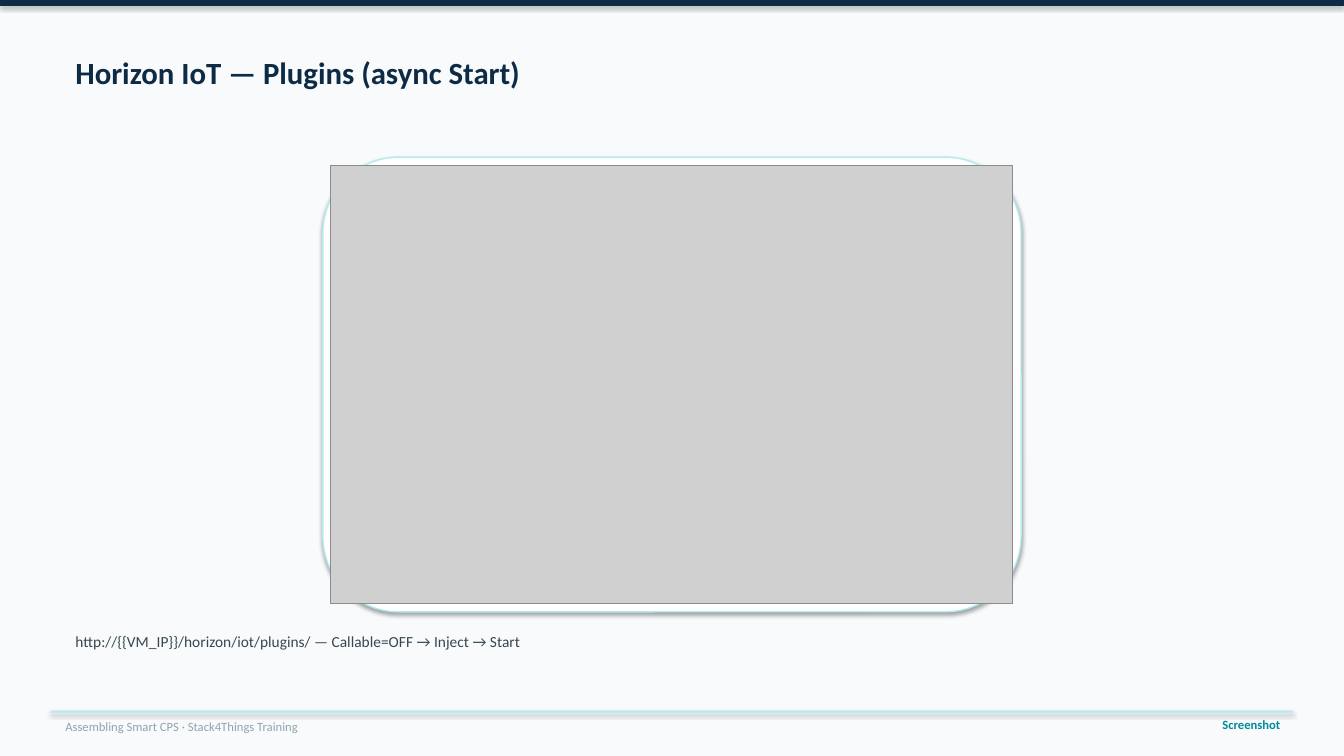
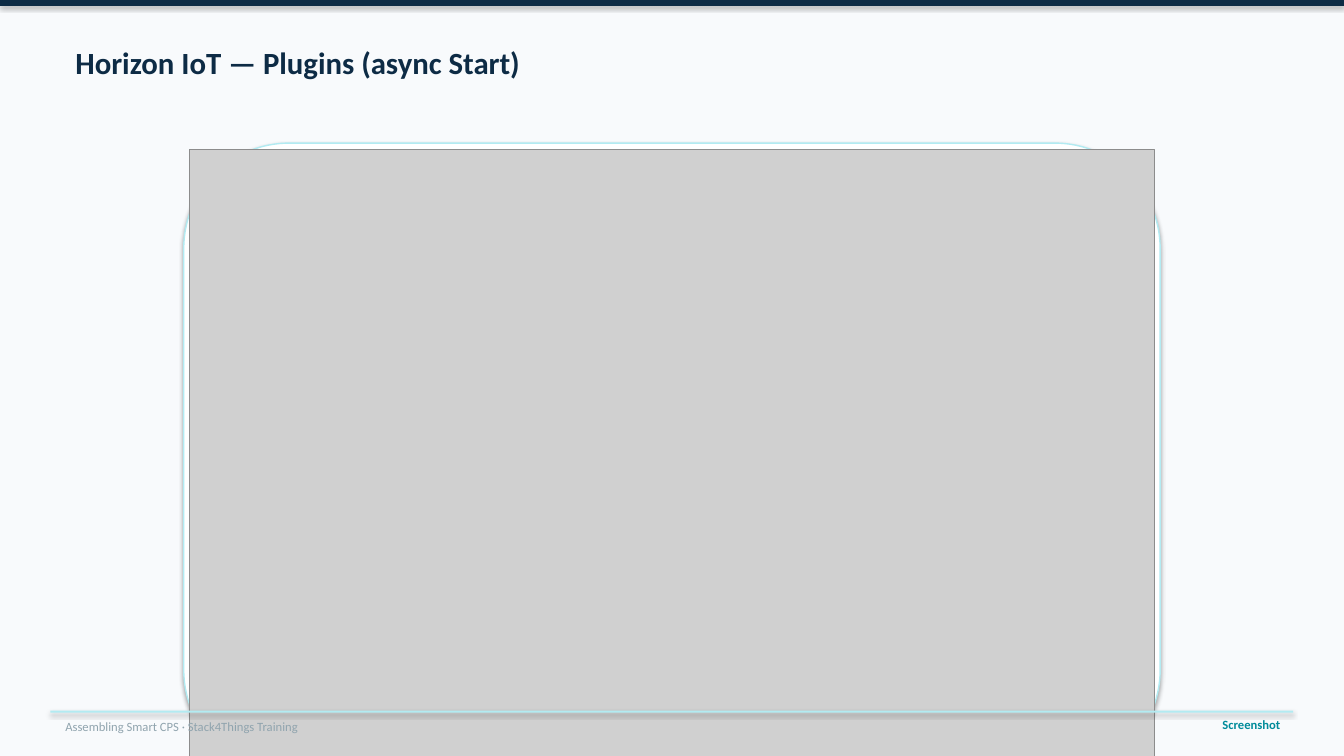
Before and after one commit to lucadagati/AssemblyingCPS_training, a slide deck: slide 42 of slides/ModuleC_IoT_Computation_EN.pptx. Drawn at 1344x756 pixels with LibreOffice and Linux fonts; fonts in the diff are those of the drawing; grey boxes stand for pictures. Boxes give left, top, right and bottom in pixels: in the first picture for what was removed or moved away, otherwise in the second. Text is boxed around its words. In the diff, an @@ line names an element or a change of style, - is before the commit and + after.

```diff
--- a/slides/ModuleC_IoT_Computation_EN.pptx
+++ b/slides/ModuleC_IoT_Computation_EN.pptx
@@ text "Horizon IoT — Plugins (async ...": place and size @@
-text "Horizon IoT — Plugins (async ..." at box(75, 61, 520, 90)
+text "Horizon IoT — Plugins (async ..." at box(75, 51, 520, 80)
@@ rounded rectangle: place and size @@
-rounded rectangle at box(323, 157, 1021, 612)
+rounded rectangle at box(184, 143, 1160, 756)
@@ picture: place and size @@
-picture at box(331, 165, 1013, 604)
+picture at box(190, 149, 1154, 756)
@@ text removed at box(75, 636, 520, 650) @@
-http://{{VM_IP}}/horizon/iot/plugins/ — Callable=OFF → Inject → Start
```
Also in this commit, not shown: 53 other slides changed, 15 other files.
